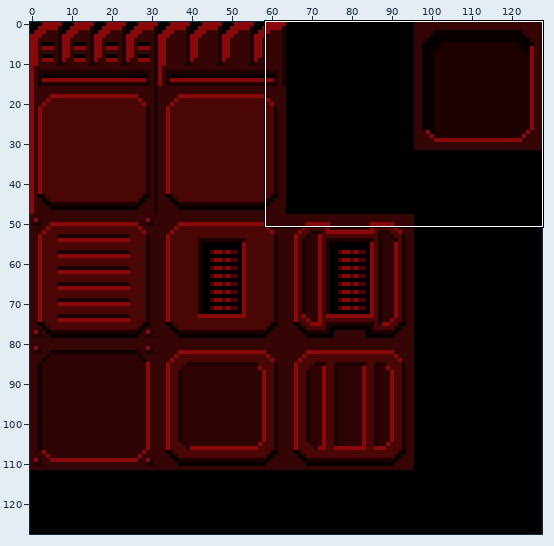
Sprite sheet -- resources/spritesheets/tiles/testtiles11.png. The first picture is a wide view before the edit; the outline marks the close-up.
Close-up. Earlier state:
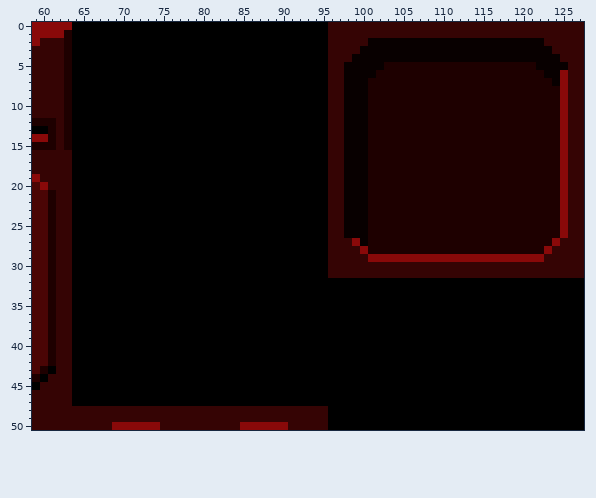
The file is 128x128 pixels. Colours within 5 levels of each other are drawn and written as one. Shown: x 59..127, y 0..50. The commit also changed other parts of the picture, which this record leaves out.
After the commit:
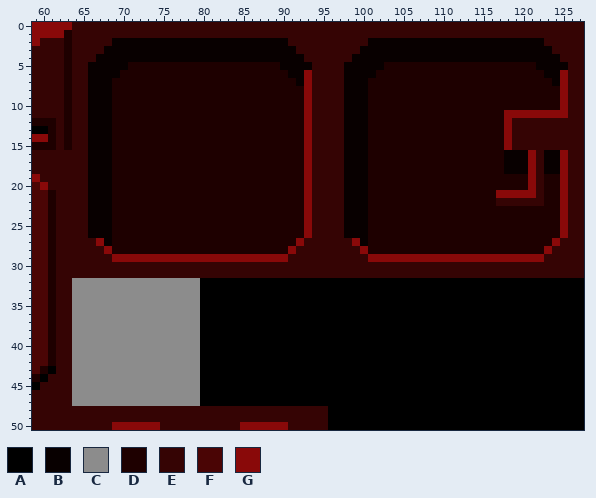
Palette (. is transparent): A #000000  B #080000  C #8c8c8c  D #1e0000  E #350404  F #4a0505  G #890909
Change:
Changed rows in their new state; - is an unchanged pixel.
first column x 64:
 0 EEEEEEEEEEEEEEEEEEEEEEEEEEEEEEEE------------------------------
 1 EEEEEEEEEEEEEEEEEEEEEEEEEEEEEEEE------------------------------
 2 EEEEEBBBBBBBBBBBBBBBBBBBBBBEEEEE------------------------------
 3 EEEEBBBBBBBBBBBBBBBBBBBBBBBBEEEE------------------------------
 4 EEEBBBBBBBBBBBBBBBBBBBBBBBBBBEEE------------------------------
 5 EEBBBBBDDDDDDDDDDDDDDDDDDDBBBBEE------------------------------
 6 EEBBBBDDDDDDDDDDDDDDDDDDDDDBBGEE------------------------------
 7 EEBBBDDDDDDDDDDDDDDDDDDDDDDDBGEE------------------------------
 8 EEBBBDDDDDDDDDDDDDDDDDDDDDDDDGEE------------------------------
 9 EEBBBDDDDDDDDDDDDDDDDDDDDDDDDGEE------------------------------
10 EEBBBDDDDDDDDDDDDDDDDDDDDDDDDGEE------------------------------
11 EEBBBDDDDDDDDDDDDDDDDDDDDDDDDGEE----------------------GGGGGGG-
12 EEBBBDDDDDDDDDDDDDDDDDDDDDDDDGEE----------------------GEEEEEEE
13 EEBBBDDDDDDDDDDDDDDDDDDDDDDDDGEE----------------------GEEEEEEE
14 EEBBBDDDDDDDDDDDDDDDDDDDDDDDDGEE----------------------GEEEEEEE
15 EEBBBDDDDDDDDDDDDDDDDDDDDDDDDGEE----------------------GEEEEEEE
16 EEBBBDDDDDDDDDDDDDDDDDDDDDDDDGEE----------------------BBBGEBB-
17 EEBBBDDDDDDDDDDDDDDDDDDDDDDDDGEE----------------------BBBGEBB-
18 EEBBBDDDDDDDDDDDDDDDDDDDDDDDDGEE----------------------BBBGEBB-
19 EEBBBDDDDDDDDDDDDDDDDDDDDDDDDGEE-------------------------GE---
20 EEBBBDDDDDDDDDDDDDDDDDDDDDDDDGEE-------------------------GE---
21 EEBBBDDDDDDDDDDDDDDDDDDDDDDDDGEE---------------------GGGGGE---
22 EEBBBDDDDDDDDDDDDDDDDDDDDDDDDGEE---------------------EEEEEE---
23 EEBBBDDDDDDDDDDDDDDDDDDDDDDDDGEE------------------------------
24 EEBBBDDDDDDDDDDDDDDDDDDDDDDDDGEE------------------------------
25 EEBBBDDDDDDDDDDDDDDDDDDDDDDDDGEE------------------------------
26 EEBBBDDDDDDDDDDDDDDDDDDDDDDDDGEE------------------------------
27 EEEGBDDDDDDDDDDDDDDDDDDDDDDDGEEE------------------------------
28 EEEEGDDDDDDDDDDDDDDDDDDDDDDGEEEE------------------------------
29 EEEEEGGGGGGGGGGGGGGGGGGGGGGEEEEE------------------------------
30 EEEEEEEEEEEEEEEEEEEEEEEEEEEEEEEE------------------------------
31 EEEEEEEEEEEEEEEEEEEEEEEEEEEEEEEE------------------------------
32 CCCCCCCCCCCCCCCC----------------------------------------------
33 CCCCCCCCCCCCCCCC----------------------------------------------
34 CCCCCCCCCCCCCCCC----------------------------------------------
35 CCCCCCCCCCCCCCCC----------------------------------------------
36 CCCCCCCCCCCCCCCC----------------------------------------------
37 CCCCCCCCCCCCCCCC----------------------------------------------
38 CCCCCCCCCCCCCCCC----------------------------------------------
39 CCCCCCCCCCCCCCCC----------------------------------------------
40 CCCCCCCCCCCCCCCC----------------------------------------------
41 CCCCCCCCCCCCCCCC----------------------------------------------
42 CCCCCCCCCCCCCCCC----------------------------------------------
43 CCCCCCCCCCCCCCCC----------------------------------------------
44 CCCCCCCCCCCCCCCC----------------------------------------------
45 CCCCCCCCCCCCCCCC----------------------------------------------
46 CCCCCCCCCCCCCCCC----------------------------------------------
47 CCCCCCCCCCCCCCCC----------------------------------------------
Pixel boxes of the changes (left, top, right, bottom) in both close-ups:
changed: (72, 22, 328, 406)
changed: (496, 110, 568, 206)
